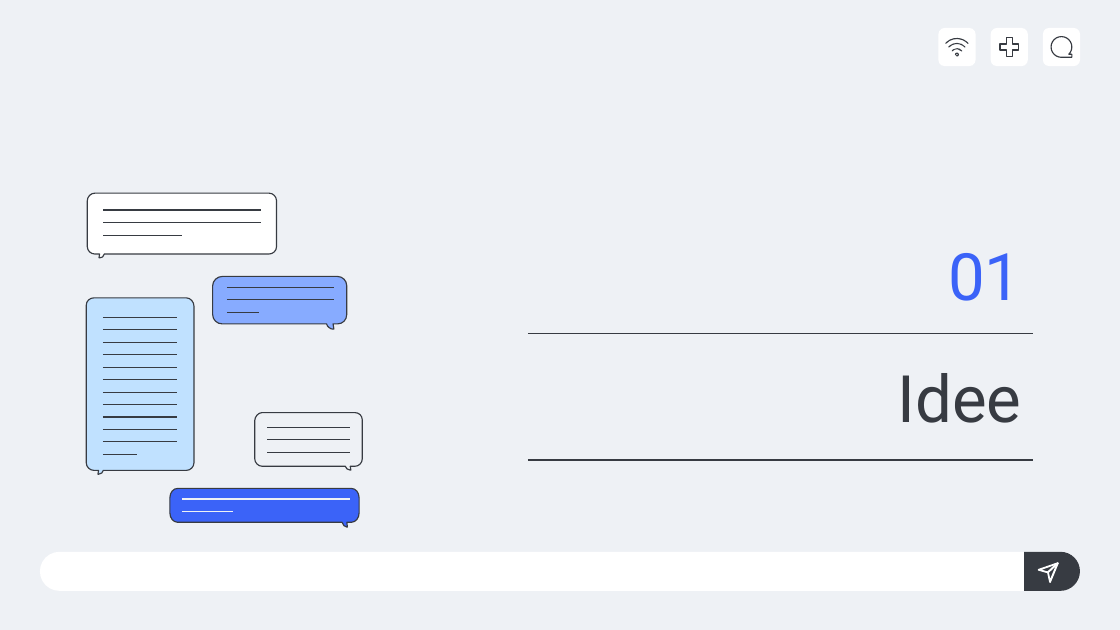
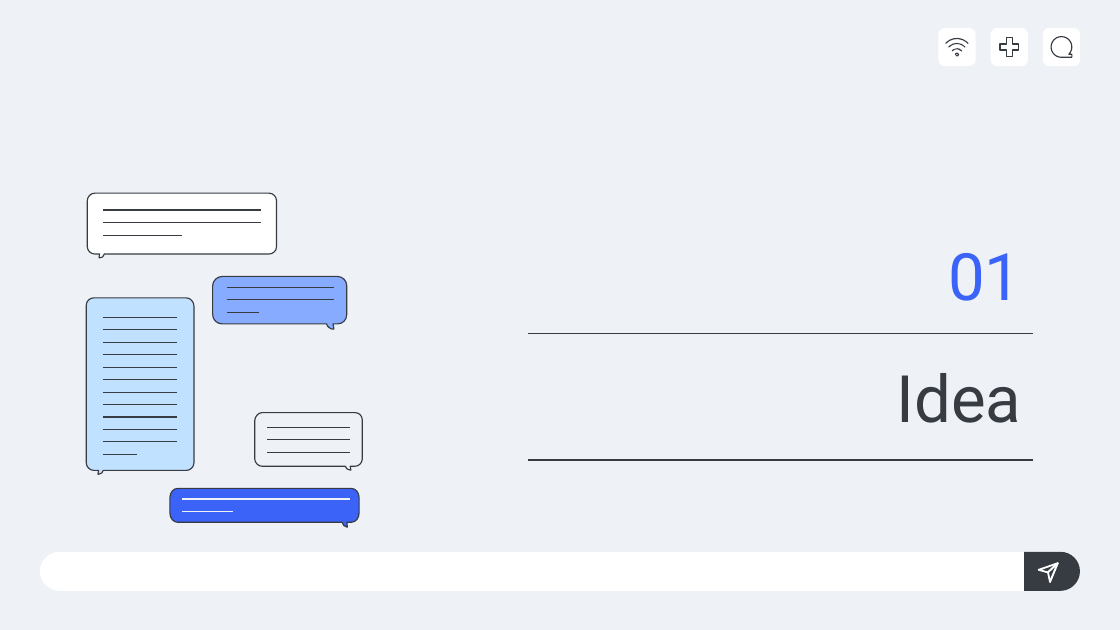
Before and after one commit to M4RKUS28/SmartStay24, a slide deck: slide 2 of Makeathon Check24 - Pitch.pptx. Drawn at 1120x630 pixels with LibreOffice and Linux fonts; fonts in the diff are those of the drawing. Boxes give left, top, right and bottom in pixels: in the first picture for what was removed or moved away, otherwise in the second. Text is boxed around its words. In the diff, an @@ line names an element or a change of style, - is before the commit and + after.

```diff
--- a/Makeathon Check24 - Pitch.pptx
+++ b/Makeathon Check24 - Pitch.pptx
@@ title at box(897, 373, 1022, 423): text changed @@
-Idee
+Idea
```
Also in this commit, not shown: 1 other slide changed.
